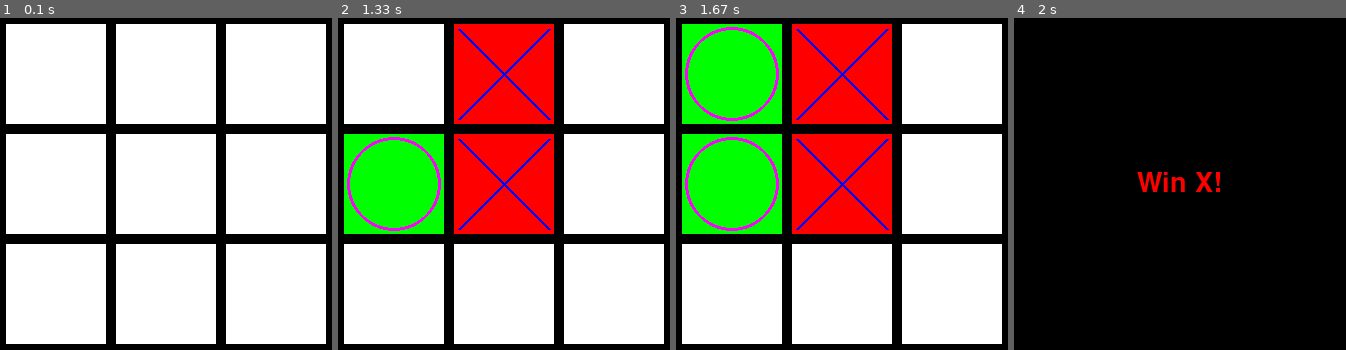
Above: before the commit, frames 1-4 (left to right).
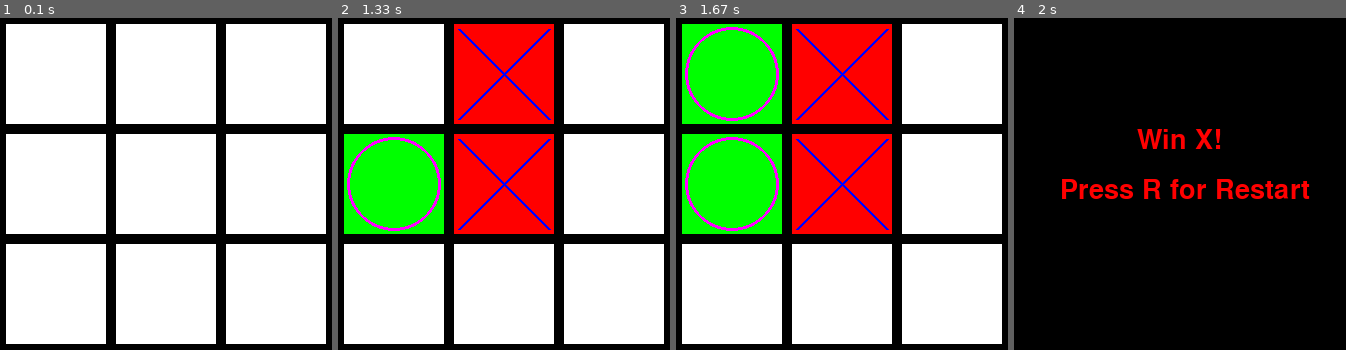
Above: after the commit, the same moments.

Repository: Shubin-vadim/PyGameUniversity
Game: pygame game, started from main.py
Two runs of this game, one before a commit and one after it. Both use one fixed random seed, a clock stepped at 60 frames per second and the inputs below.
Inputs (mouse positions are in pixels of both pictures, inside the frame that each line leads up to):
- Up to frame 1 (0.1 s): no input
- Up to frame 2 (1.33 s): click (504, 184) at 0.38 s; click (421, 187) at 0.72 s; click (553, 64) at 1.05 s
- Up to frame 3 (1.67 s): click (762, 117) at 1.38 s
- Up to frame 4 (2 s): click (1163, 273) at 1.75 s

Frames 1-3 are identical in both runs. In frame 4, 3.1% of the frame differs, in the area x 14-90%, y 33-55%.

Commit message:
edit for beatitul output messages

Diff:
--- a/TicTacToe.py
+++ b/TicTacToe.py
@@ -74,16 +74,23 @@
             if self.game_over:                                # вывод сообщения после игры
                 self.screen.fill(self.background_color)
                 font = pygame.font.SysFont('stxingkai', 40)
+                text_restart = 'Press R for Restart'
                 if self.game_over == 1:
                     text = font.render('Win X!', True, self.tic_color)
+                    text_restart = font.render(text_restart, True, self.tic_color)
                 elif self.game_over == 2:
                     text = font.render('Win 0!', True, self.tac_toe_color)
+                    text_restart = font.render(text_restart, True, self.tac_toe_color)
                 else:
                     text = font.render('Friendship has won!', True, self.nobody_win_color)
+                    text_restart = font.render(text_restart, True, self.nobody_win_color)
                 text_rect = text.get_rect()
                 text_x = self.screen.get_width() / 2 - text_rect.width / 2
-                text_y = self.screen.get_height() / 2 - text_rect.height / 2
+                text_y = self.screen.get_height() / 2 - text_rect.height - 30
+                text_restart_x = self.screen.get_width() / 2 - 120
+                text_restart_y = text_y + 50
                 self.screen.blit(text, [text_x, text_y])
+                self.screen.blit(text_restart, [text_restart_x, text_restart_y])
                 sound = pygame.mixer.Sound("radostnoe-ura.mp3")
                 sound.play()
 
